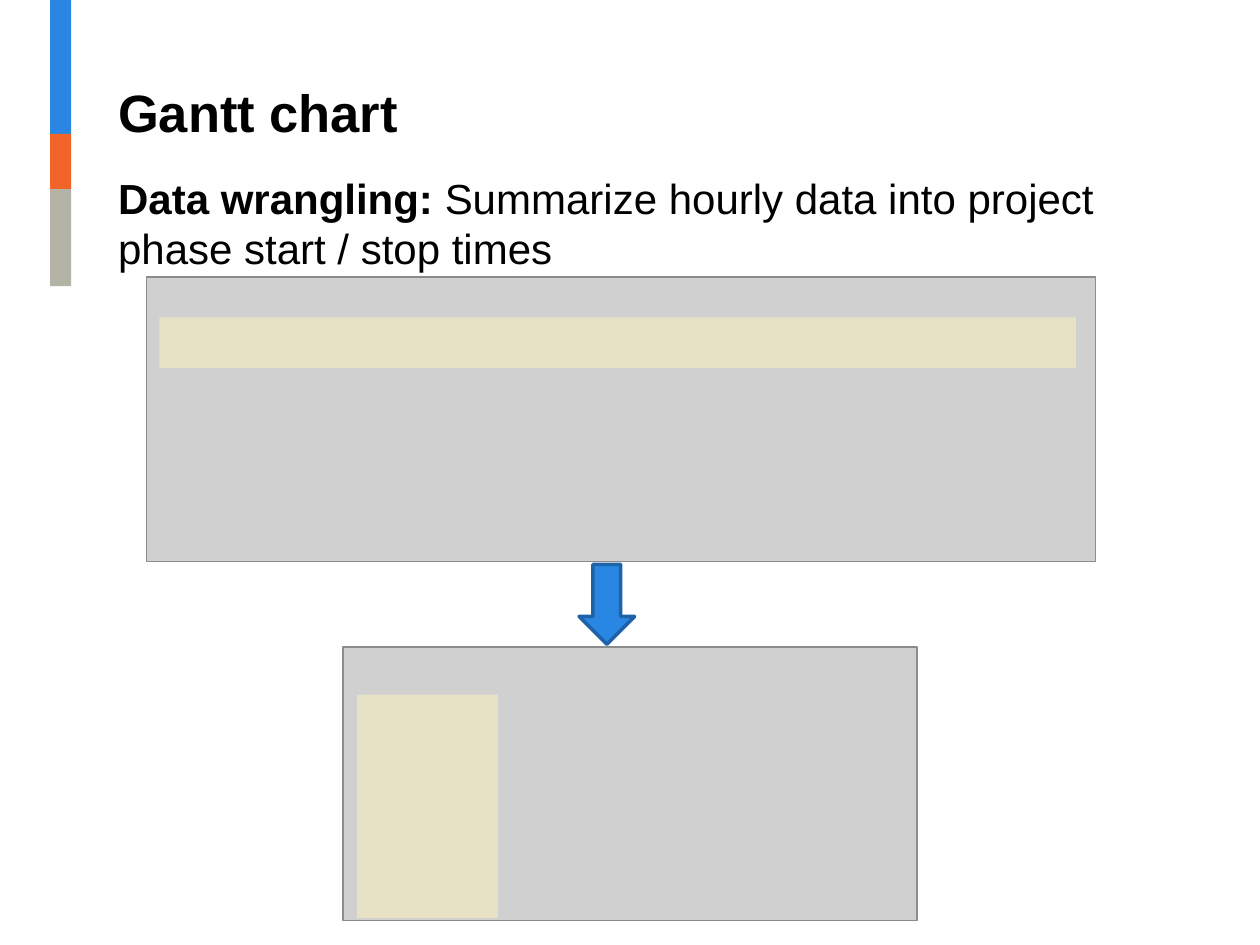
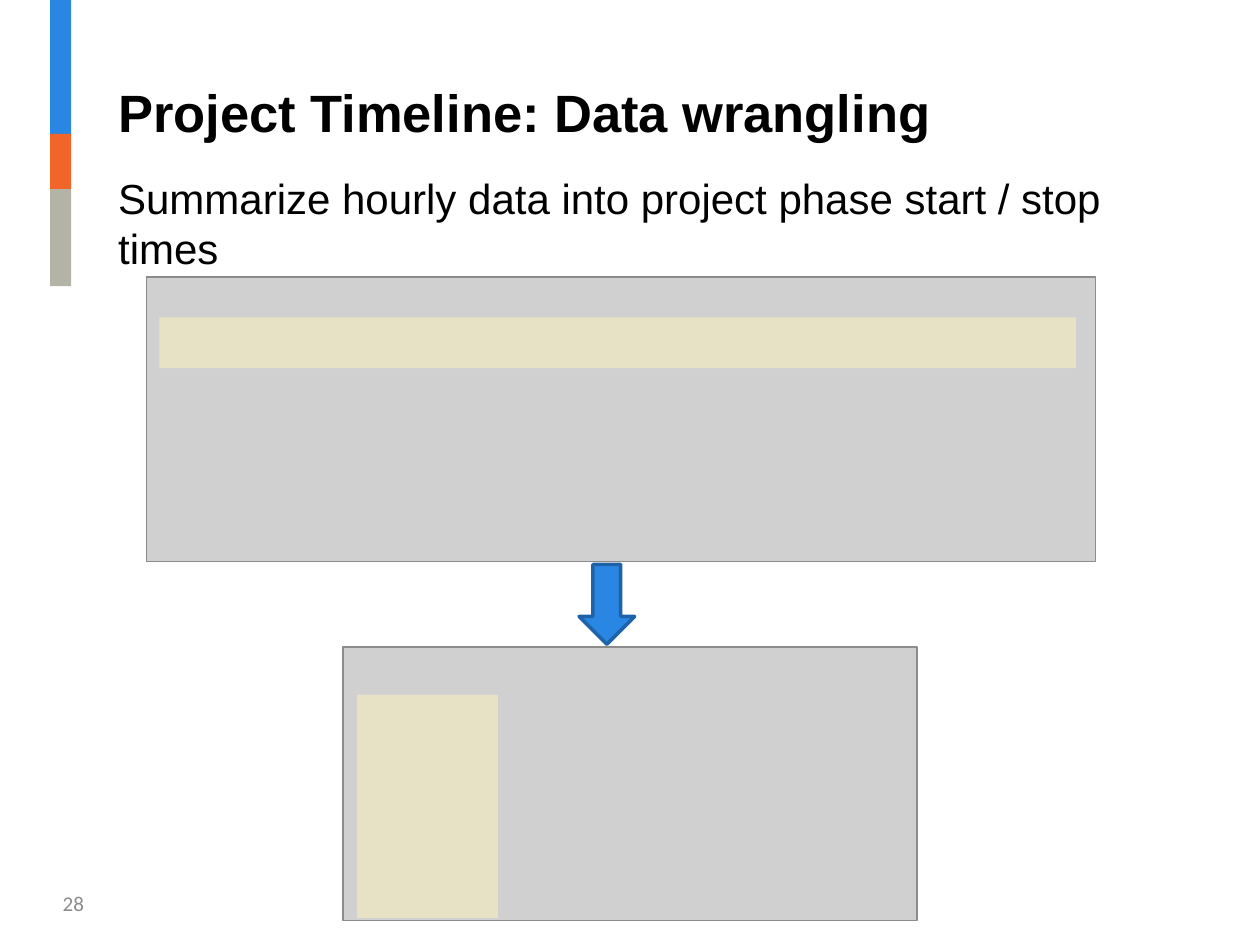
Before and after one commit to jalavery/timetrackR, a slide deck: slide 28 of RLadies timetrackR Presentation.pptx (slide 32 before the commit). Drawn at 1260x945 pixels with LibreOffice and Linux fonts; fonts in the diff are those of the drawing; grey boxes stand for pictures; background and template pictures are left out. Boxes give left, top, right and bottom in pixels: in the first picture for what was removed or moved away, otherwise in the second. Text is boxed around its words. In the diff, an @@ line names an element or a change of style, - is before the commit and + after.

Commit message:
clean up project folder

```diff
--- a/RLadies timetrackR Presentation.pptx
+++ b/RLadies timetrackR Presentation.pptx
@@ title at [118,94,931,143]: text changed @@
-Gantt chart
+Project Timeline: Data wrangling
@@ text at [118,183,1100,265]: text changed @@
-Data wrangling: Summarize hourly data into project phase start / stop times
+Summarize hourly data into project phase start / stop times
@@ page number added at [63,897,84,911], 12 pt, text #8C8C8C @@
+28
```
Also in this commit, not shown: 26 other slides changed, 7 slides added, 10 slides removed, 13 other files.
